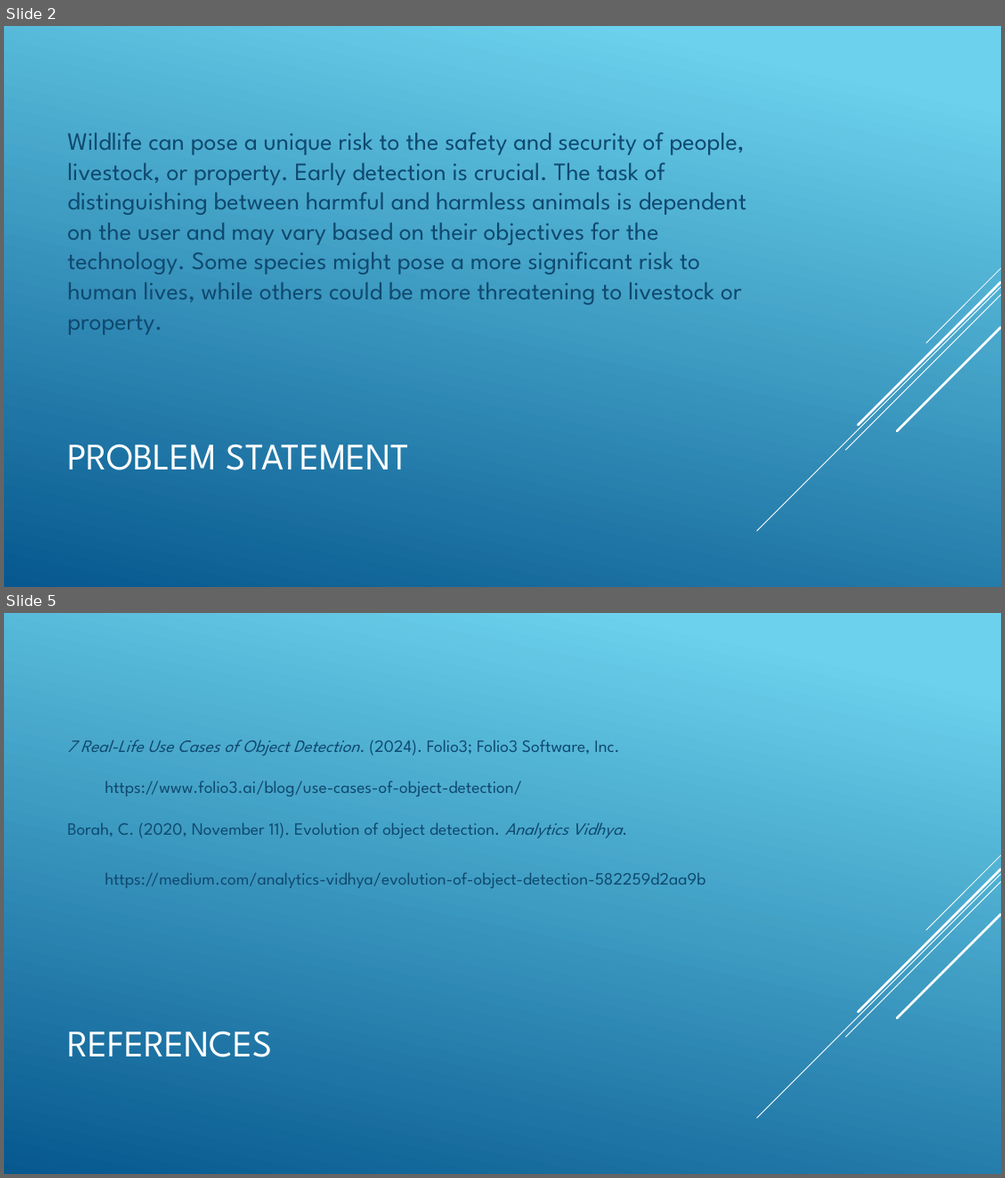
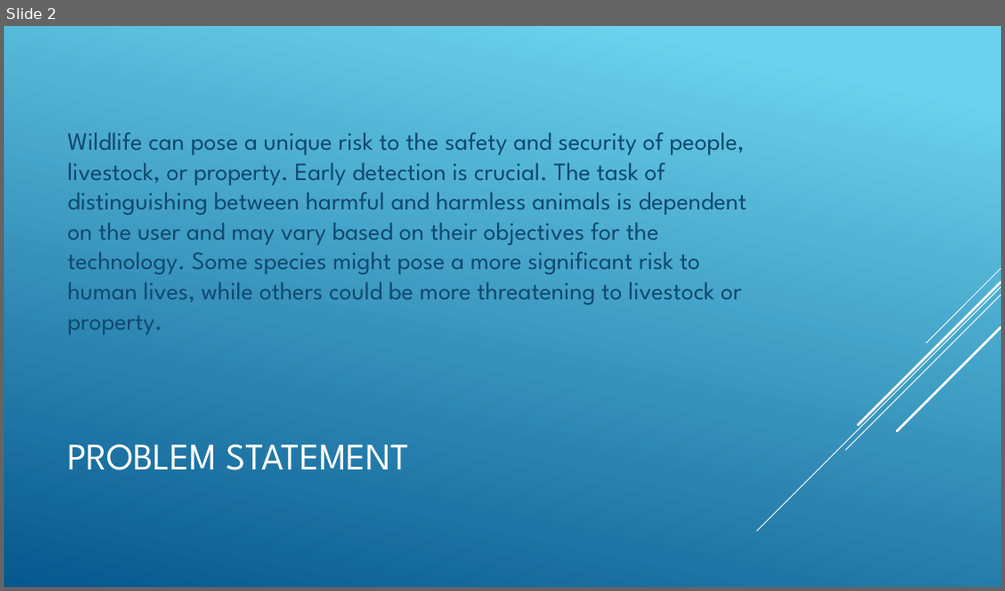
Before and after one commit to ColeBromfield01/dangerous-animal-detection, a slide deck: Dangerous Animal Detection Final.pptx. Shown one above the other, each under a label of ours: slides 2 and 5 before the commit, slide 2 after it; the slides between them are not shown. The pictures are 1005x1178 and 1005x591 pixels, drawn with LibreOffice and Linux fonts; fonts in the diff are those of the drawing. Boxes give left, top, right and bottom in pixels: in the first picture for what was removed or moved away, otherwise in the second. Text is boxed around its words. In the diff, an @@ line names an element or a change of style, - is before the commit and + after.

```diff
--- a/Dangerous Animal Detection Final.pptx
+++ b/Dangerous Animal Detection Final.pptx
@@ slide 5 removed at [4, 613, 1001, 1174], background gradient #6ED2EB to #06588E; not listed: 5 template elements that a slide beside it also shows @@
@@ text removed at [67, 739, 705, 888] @@
-7 Real-Life Use Cases of Object Detection. (2024). Folio3; Folio3 Software, Inc.
-https://www.folio3.ai/blog/use-cases-of-object-detection/
-Borah, C. (2020, November 11). Evolution of object detection. Analytics Vidhya.
-https://medium.com/analytics-vidhya/evolution-of-object-detection-582259d2aa9b
@@ title removed at [67, 1030, 272, 1057] @@
-REFERENCES
```
Also in this commit, not shown: 1 slide changed, 6 slides added, 1 other slide removed, 3 other files.
